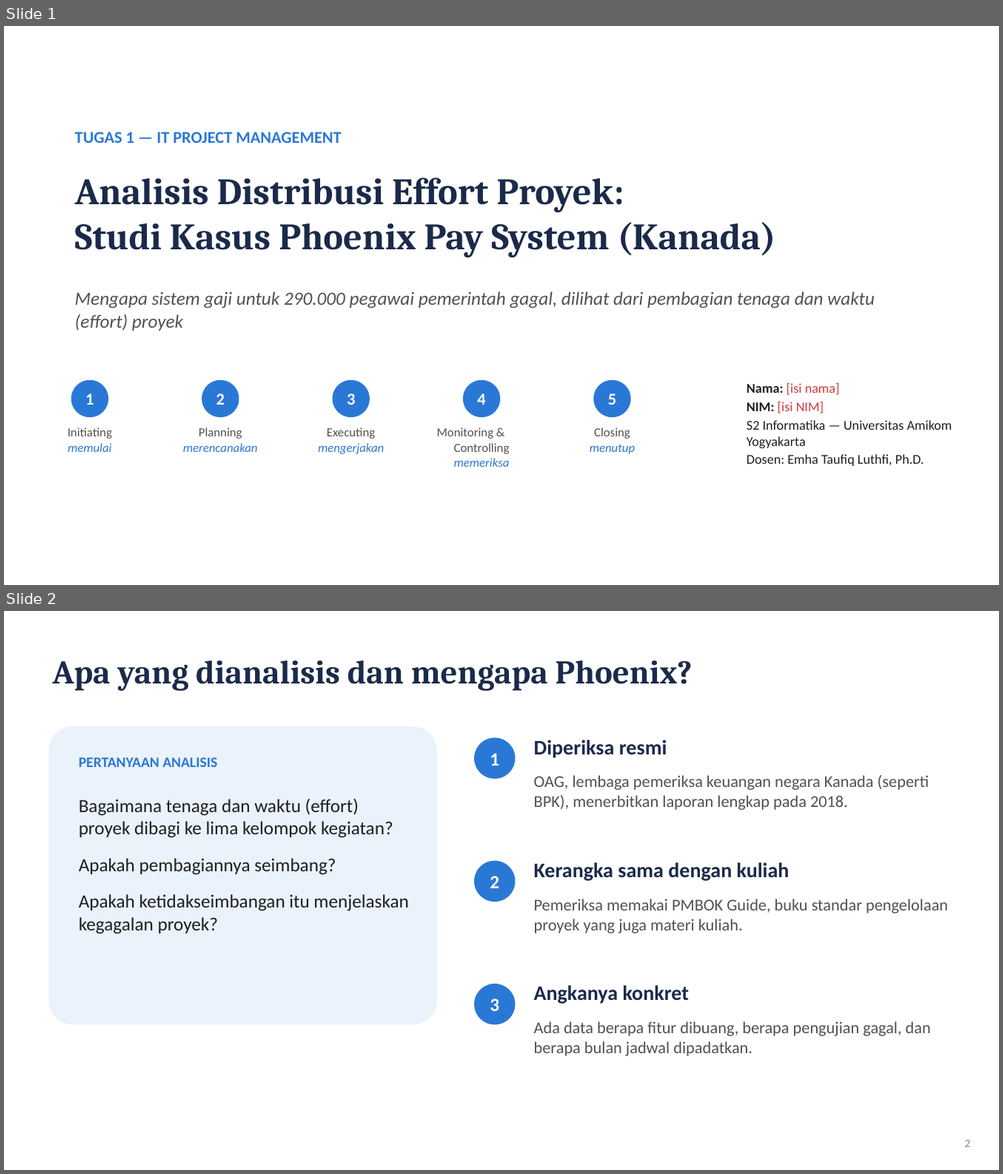
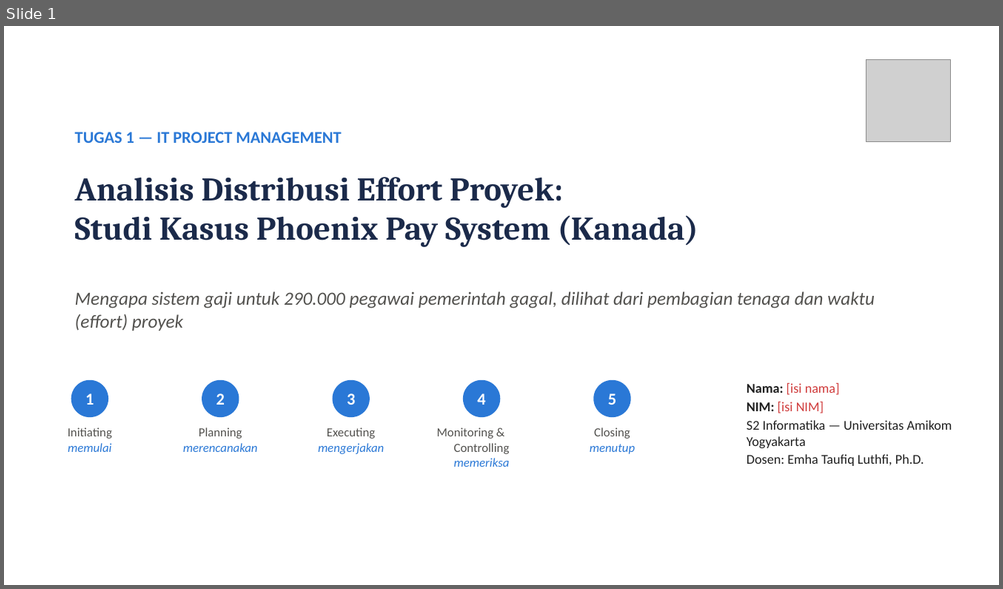
Before and after one commit to mingkimingki/it-proj-manag, a slide deck: tugas1/hasil/Tugas1_DistribusiEffort_Phoenix_Slide.pptx. Shown one above the other, each under a label of ours: slides 1 and 2 before the commit, slide 1 after it. The pictures are 1003x1174 and 1003x589 pixels, drawn with LibreOffice and Linux fonts; fonts in the diff are those of the drawing; grey boxes stand for pictures. Boxes give left, top, right and bottom in pixels: in the first picture for what was removed or moved away, otherwise in the second. Text is boxed around its words. In the diff, an @@ line names an element or a change of style, - is before the commit and + after.

```diff
--- a/tugas1/hasil/Tugas1_DistribusiEffort_Phoenix_Slide.pptx
+++ b/tugas1/hasil/Tugas1_DistribusiEffort_Phoenix_Slide.pptx
@@ slide 2 removed at <box>4,611,999,1170</box>, background #FFFFFF @@
@@ text removed at <box>52,661,692,691</box> @@
-Apa yang dianalisis dan mengapa Phoenix?
@@ rounded rectangle removed at <box>48,726,437,1025</box> @@
@@ ellipse removed at <box>474,738,515,779</box> @@
-1
@@ text removed at <box>534,740,667,758</box> @@
-Diperiksa resmi
@@ text removed at <box>79,758,217,767</box> @@
-PERTANYAAN ANALISIS
@@ text removed at <box>534,775,929,810</box> @@
-OAG, lembaga pemeriksa keuangan negara Kanada (seperti BPK), menerbitkan laporan lengkap pada 2018.
@@ text removed at <box>79,798,408,934</box> @@
-Bagaimana tenaga dan waktu (effort) proyek dibagi ke lima kelompok kegiatan?
-Apakah pembagiannya seimbang?
-Apakah ketidakseimbangan itu menjelaskan kegagalan proyek?
@@ ellipse removed at <box>474,861,515,902</box> @@
-2
@@ text removed at <box>534,863,789,881</box> @@
-Kerangka sama dengan kuliah
@@ text removed at <box>534,899,948,934</box> @@
-Pemeriksa memakai PMBOK Guide, buku standar pengelolaan proyek yang juga materi kuliah.
@@ ellipse removed at <box>474,984,515,1025</box> @@
-3
@@ text removed at <box>534,985,688,1004</box> @@
-Angkanya konkret
@@ text removed at <box>534,1022,930,1056</box> @@
-Ada data berapa fitur dibuang, berapa pengujian gagal, dan berapa bulan jadwal dipadatkan.
@@ text removed at <box>965,1140,970,1147</box> @@
-2
@@ slide 1 changed as well @@
@@ picture added at <box>866,59,950,141</box> @@
@@ text "Analisis Distribusi Effort Proyek:" at <box>75,177,698,247</box>: size 36 to 32 pt @@
```
Also in this commit, not shown: 4 other slides changed, 4 slides added, 7 other slides removed, 10 other files.
